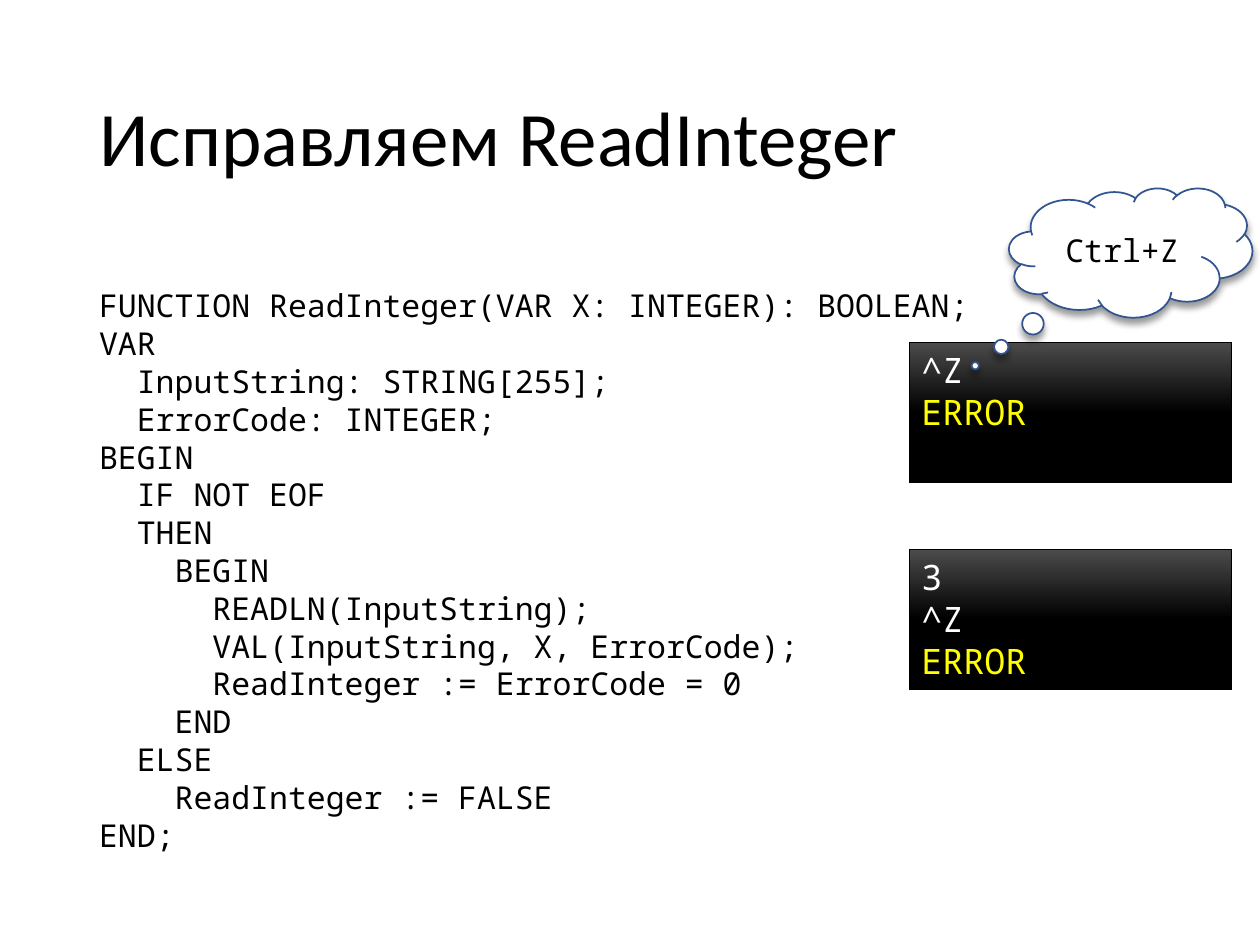
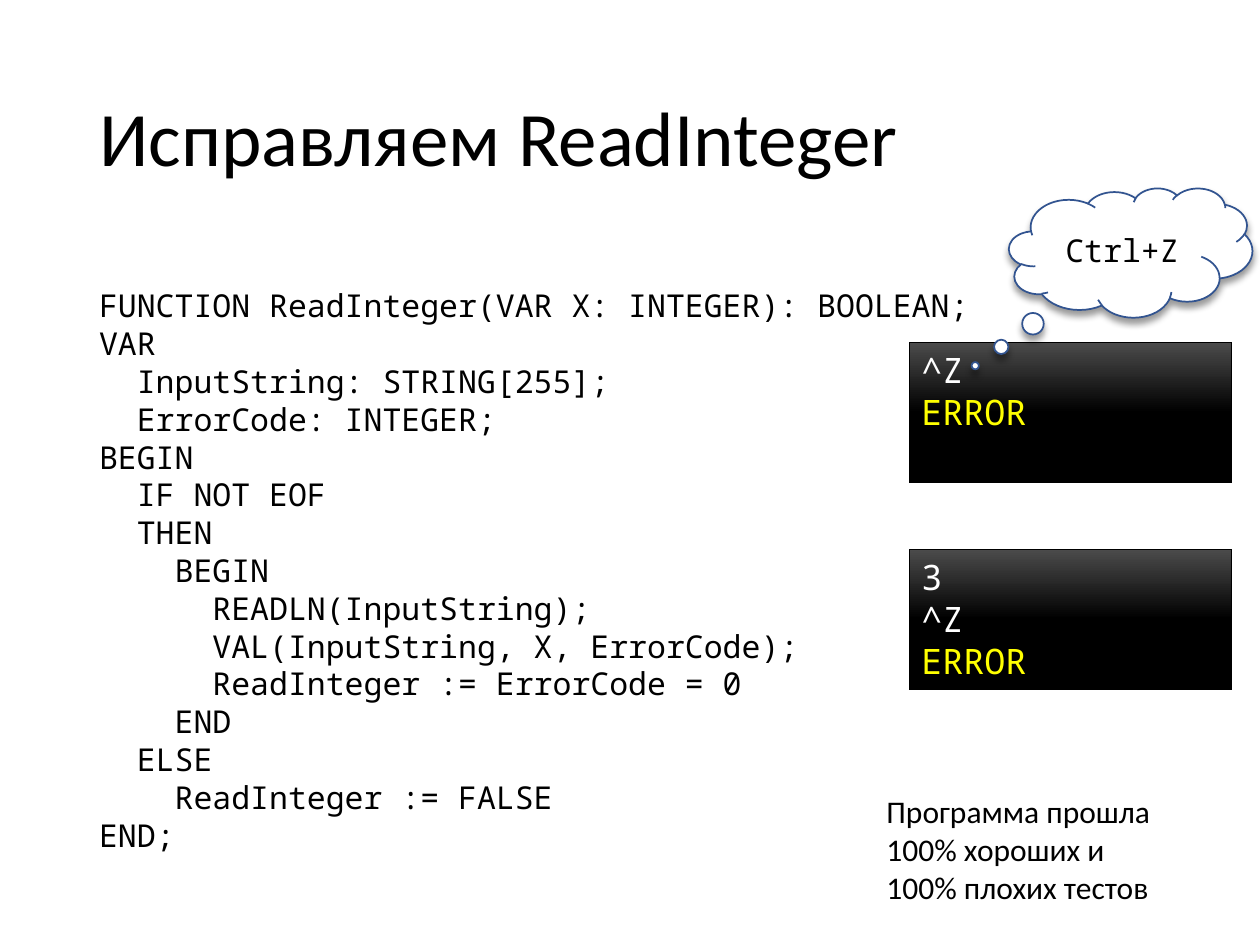
Before and after one commit to alexey-malov/fraction, a slide deck: slide 24 of Explanation.pptx. Drawn at 1260x945 pixels with LibreOffice and Linux fonts; fonts in the diff are those of the drawing. Boxes give left, top, right and bottom in pixels: in the first picture for what was removed or moved away, otherwise in the second. Text is boxed around its words. In the diff, an @@ line names an element or a change of style, - is before the commit and + after.

```diff
--- a/Explanation.pptx
+++ b/Explanation.pptx
@@ text added at (886,802,1150,900), 18 pt, text #000000 @@
+Программа прошла
+100% хороших и
+100% плохих тестов
```
Also in this commit, not shown: 5 other slides changed.
